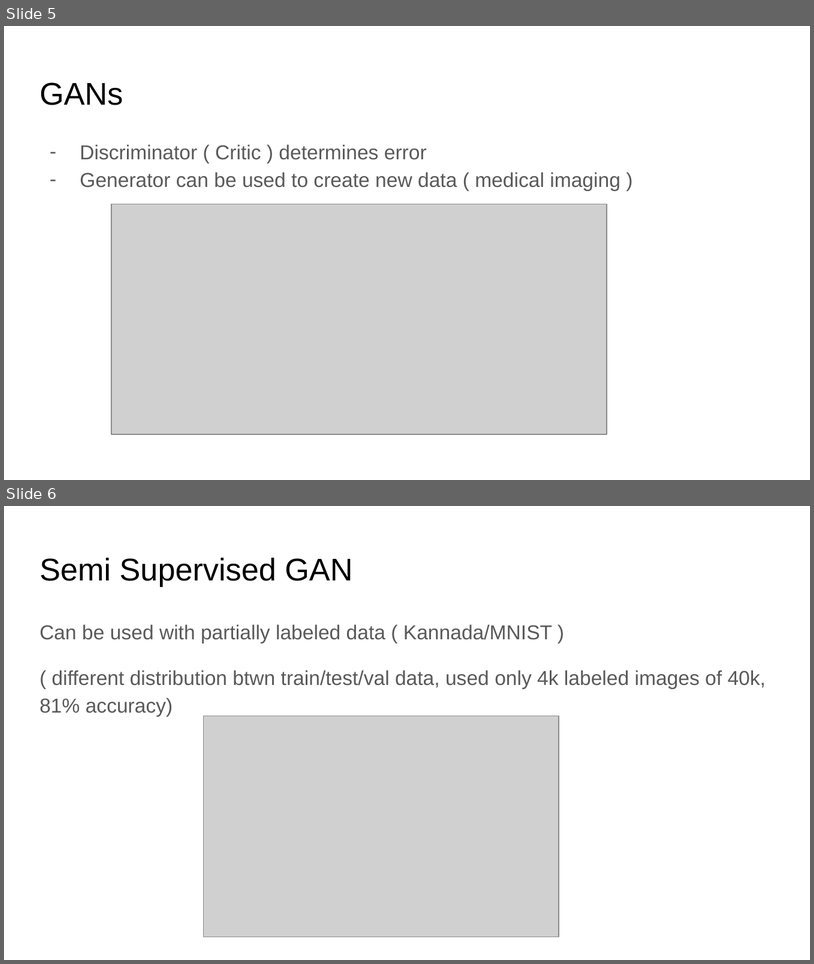
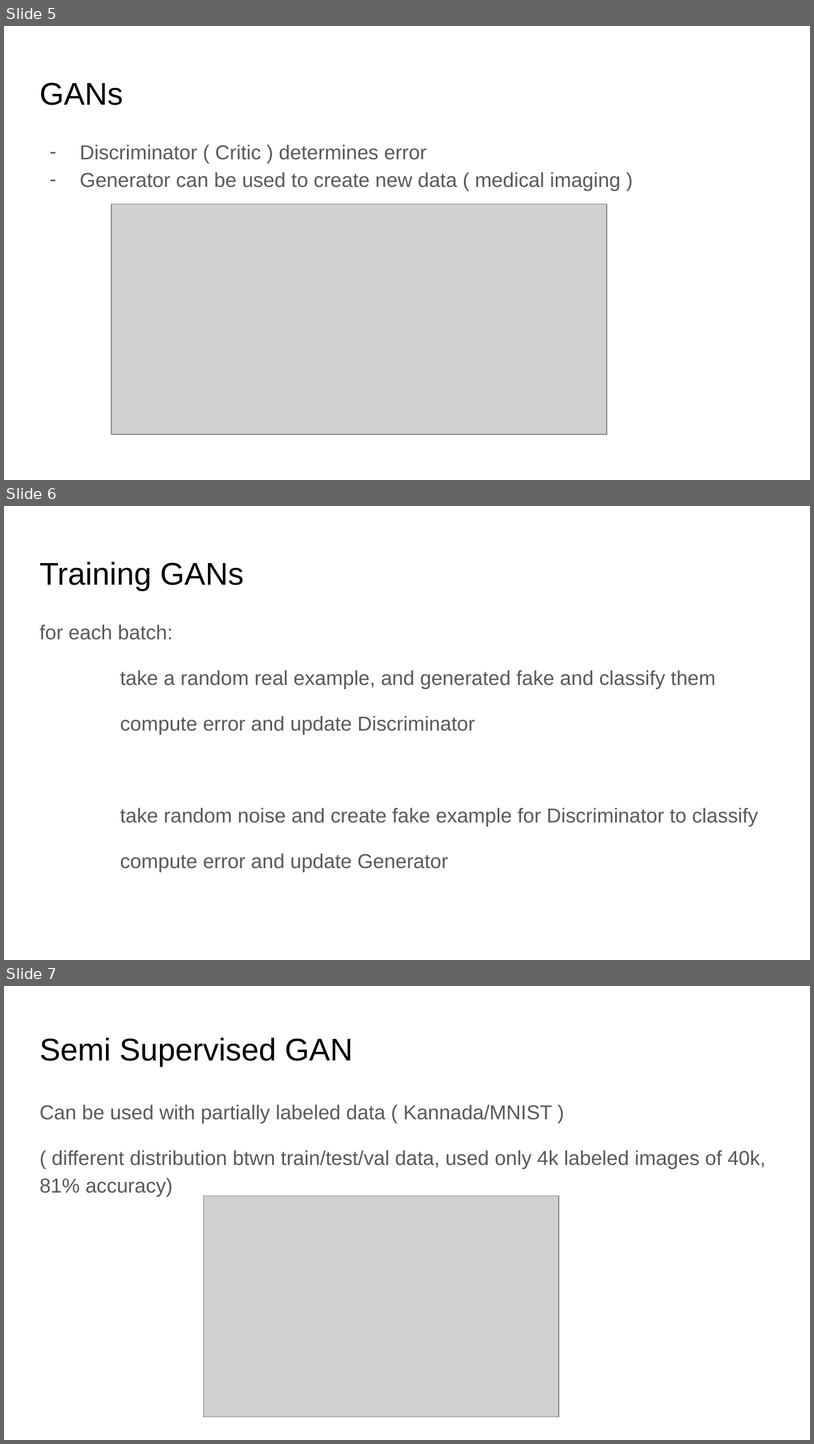
Before and after one commit to timestocome/DeepLearning-Talks, a slide deck: GAN Talk/GANs.pptx. Shown one above the other, each under a label of ours: slides 5 and 6 before the commit, slides 5, 6 and 7 after it. The pictures are 814x964 and 814x1444 pixels, drawn with LibreOffice and Linux fonts; fonts in the diff are those of the drawing; grey boxes stand for pictures. Boxes give left, top, right and bottom in pixels: in the first picture for what was removed or moved away, otherwise in the second. Text is boxed around its words. In the diff, an @@ line names an element or a change of style, - is before the commit and + after.

```diff
--- a/GAN Talk/GANs.pptx
+++ b/GAN Talk/GANs.pptx
@@ slide 6 added at <box>4,506,810,960</box>, background #FFFFFF @@
@@ title added at <box>39,562,243,591</box>, 28 pt, text #000000 @@
+Training GANs
@@ text added at <box>39,624,758,871</box>, 18 pt, text #595959 @@
+for each batch:
+take a random real example, and generated fake and classify them
+compute error and update Discriminator
+take random noise and create fake example for Discriminator to classify
+compute error and update Generator
@@ what was slide 6 is now slide 7 @@
```
Also in this commit, not shown: 4 slides changed, 1 other slide added, 1 other file.
